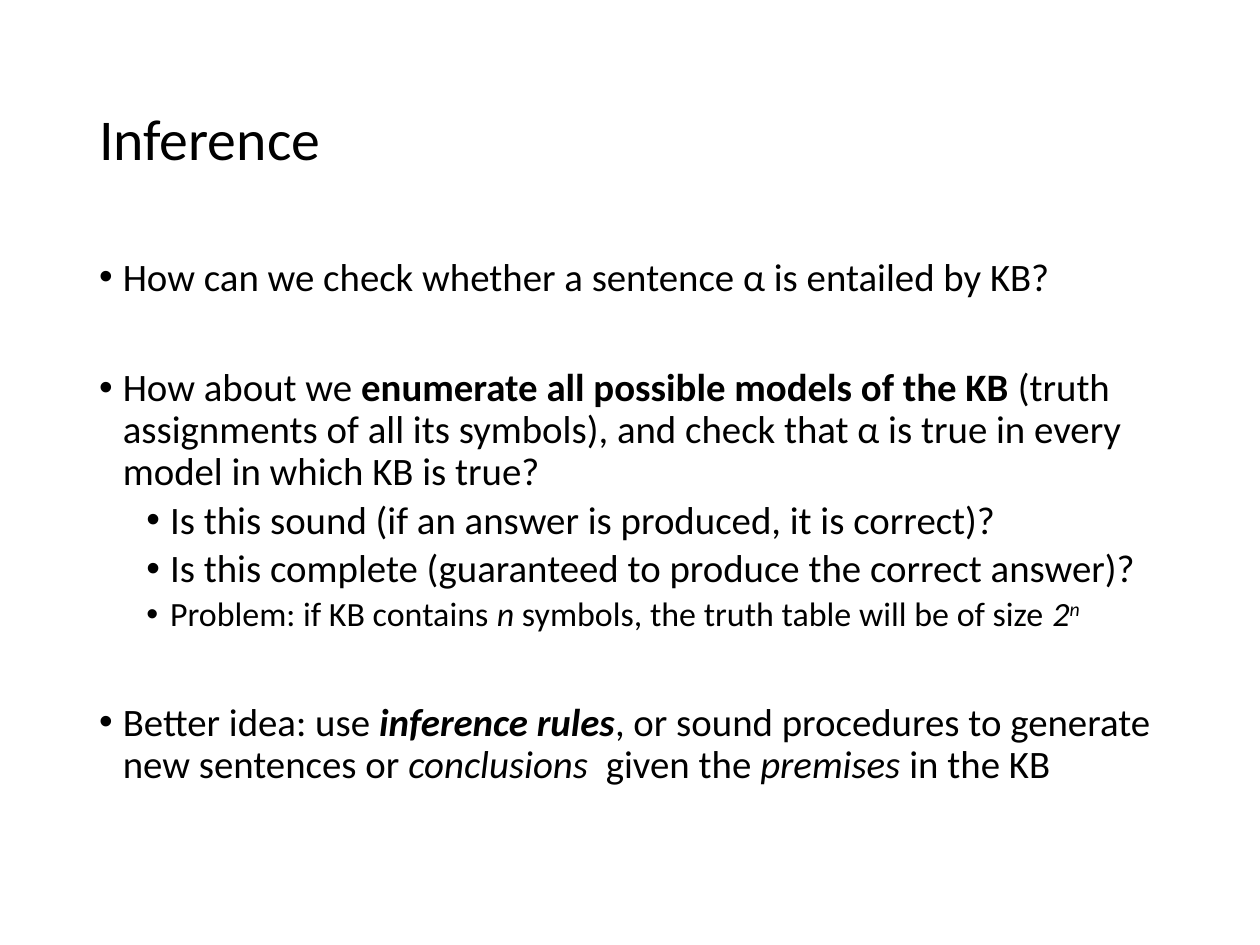
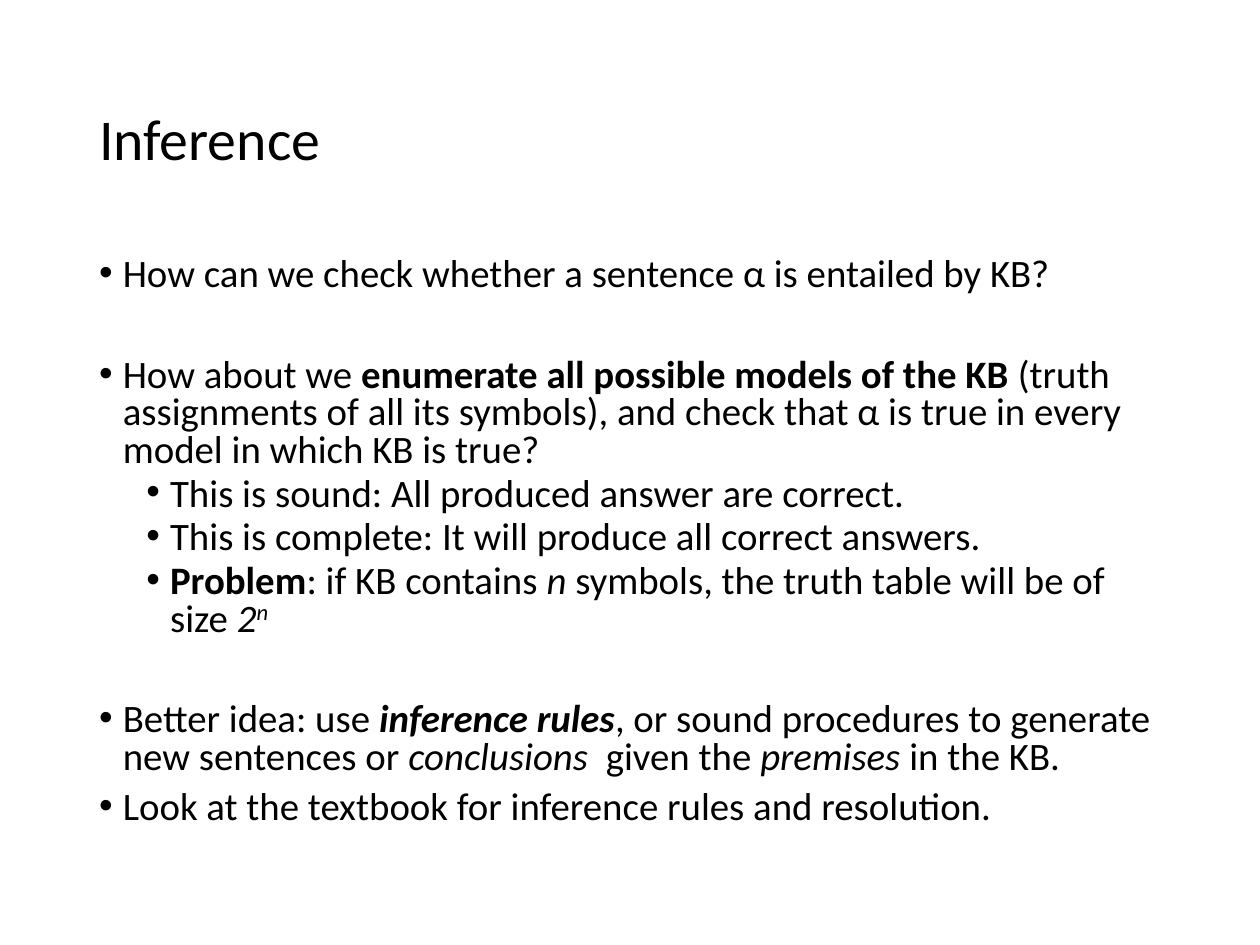
Before and after one commit to mhahsler/CS7320-AI, a slide deck: slide 16 of slides/07_knowledge-based.pptx. Drawn at 1260x945 pixels with LibreOffice and Linux fonts; fonts in the diff are those of the drawing. Boxes give left, top, right and bottom in pixels: in the first picture for what was removed or moved away, otherwise in the second. Text is boxed around its words. In the diff, an @@ line names an element or a change of style, - is before the commit and + after.

```diff
--- a/slides/07_knowledge-based.pptx
+++ b/slides/07_knowledge-based.pptx
@@ text at <box>123,260,1121,633</box>: size 19.4 to 22.2 pt in "Problem: if KB contains n symbols, the ..."; bold on in "Problem:"; line spacing 0.9 to 0.8 @@
@@ text at <box>170,480,981,557</box>: text changed @@
-  • Is this sound (if an answer is produced, it is correct)?
-  • Is this complete (guaranteed to produce the correct answer)?
+  • This is sound: All produced answer are correct.
+  • This is complete: It will produce all correct answers.
@@ text at <box>123,704,1150,821</box>: text changed @@
-• Better idea: use inference rules, or sound procedures to generate new sentences or conclusions given the premises in the KB
+• Better idea: use inference rules, or sound procedures to generate new sentences or conclusions given the premises in the KB.
+• Look at the textbook for inference rules and resolution.
```
Also in this commit, not shown: 13 other slides changed, 1 other file.
